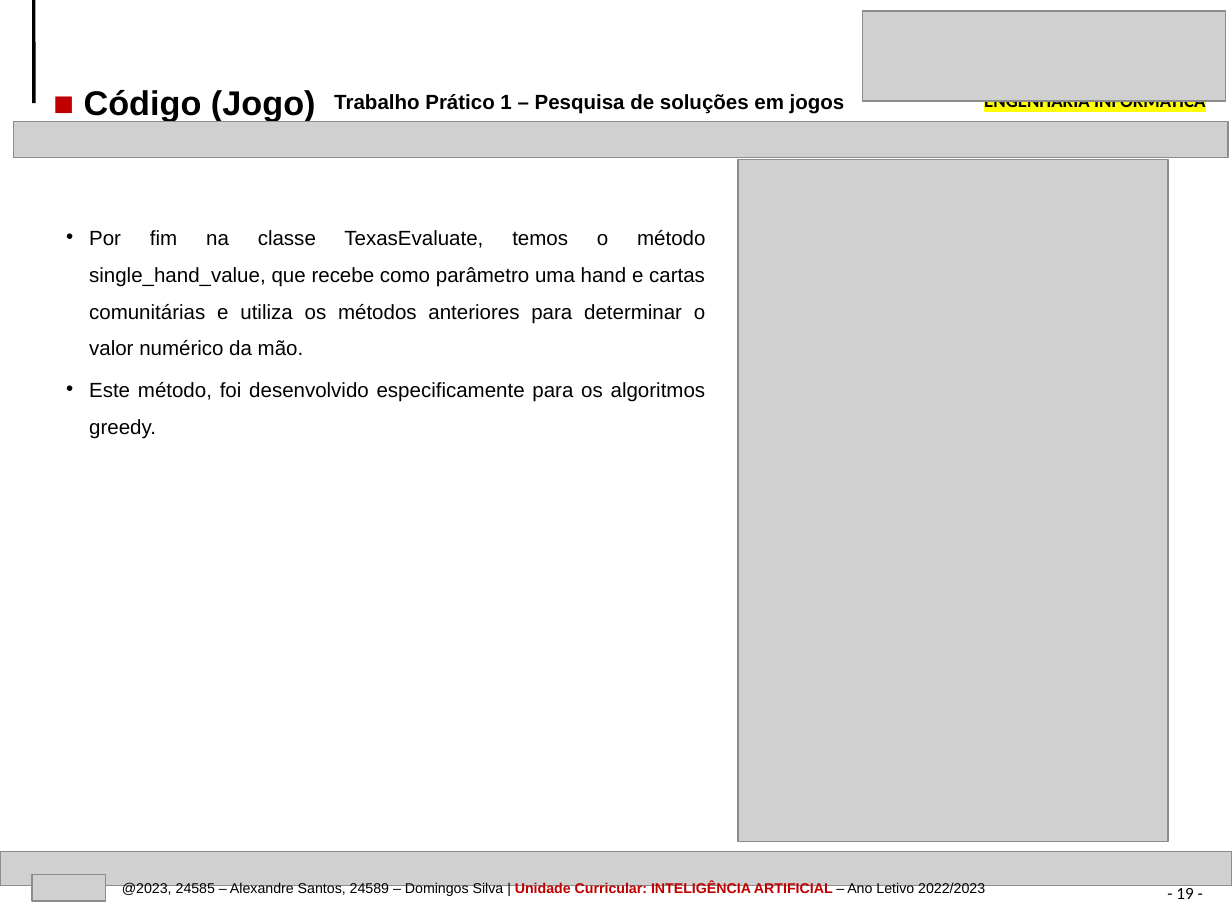
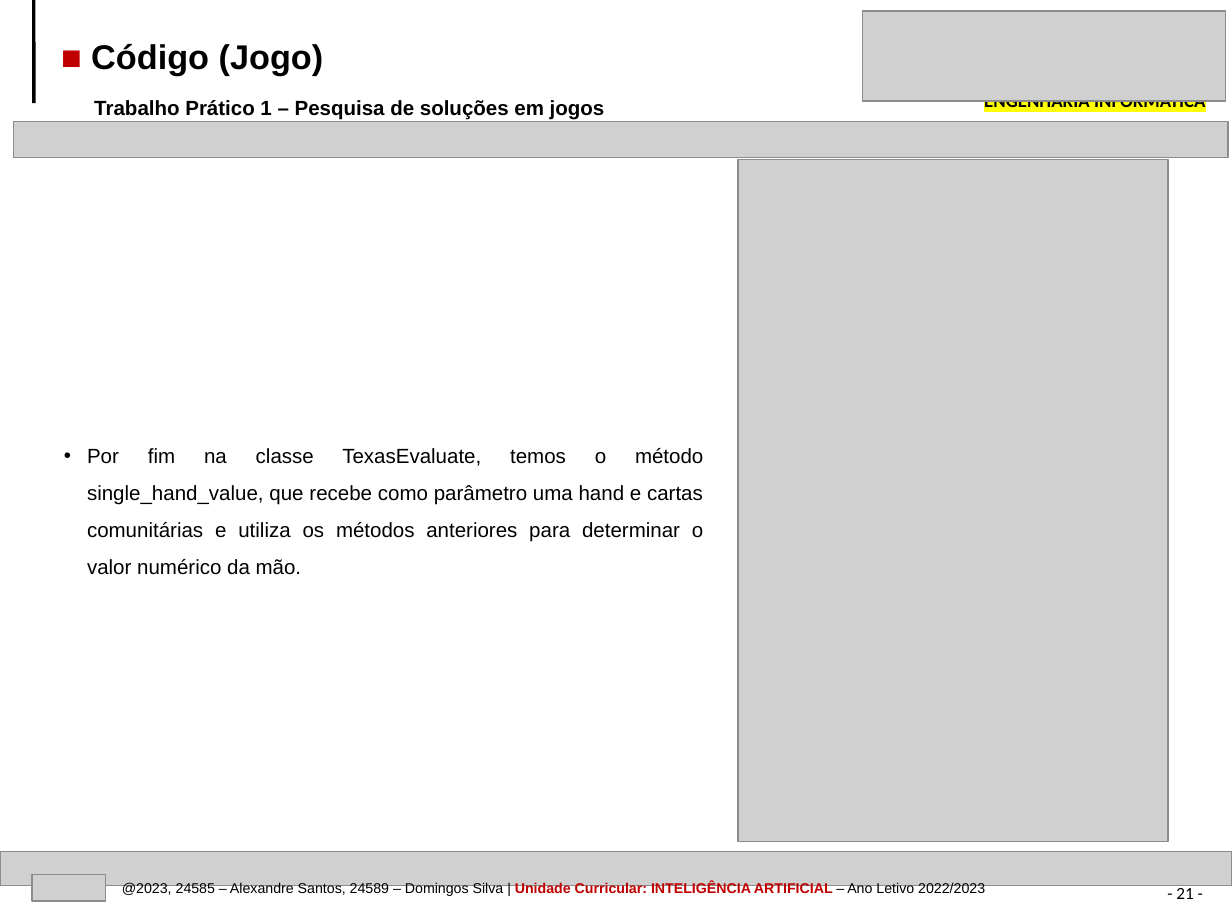
Before and after one commit to AlexandrePSantos/IPVC_EI_IA_TP1_TexasHoldEm, a slide deck: slide 21 of IPVC-EI-IA-TrabPratico1-Pesquisa_solucoes_jogos-24585-24589.pptx (slide 19 before the commit). Drawn at 1232x924 pixels with LibreOffice and Linux fonts; fonts in the diff are those of the drawing; grey boxes stand for pictures. Boxes give left, top, right and bottom in pixels: in the first picture for what was removed or moved away, otherwise in the second. Text is boxed around its words. In the diff, an @@ line names an element or a change of style, - is before the commit and + after.

```diff
--- a/IPVC-EI-IA-TrabPratico1-Pesquisa_solucoes_jogos-24585-24589.pptx
+++ b/IPVC-EI-IA-TrabPratico1-Pesquisa_solucoes_jogos-24585-24589.pptx
@@ text "■ Código (Jogo)" moved from (x1=84, y1=90, x2=316, y2=121) to (x1=91, y1=44, x2=324, y2=76) @@
@@ text "Trabalho Prático 1 – Pesquisa ..." moved from (x1=334, y1=94, x2=845, y2=114) to (x1=94, y1=100, x2=605, y2=120) @@
@@ text at (x1=89, y1=382, x2=706, y2=438): paragraph removed @@
-• Este método, foi desenvolvido especificamente para os algoritmos greedy.
@@ text "Por fim na classe TexasEvaluate, ..." moved from (x1=89, y1=230, x2=706, y2=438) to (x1=87, y1=448, x2=703, y2=575) @@
@@ page number at (x1=1176, y1=885, x2=1193, y2=899): text changed @@
-- 19 -
+- 21 -
```
Also in this commit, not shown: 28 other slides changed, 6 slides added, 39 other files.
